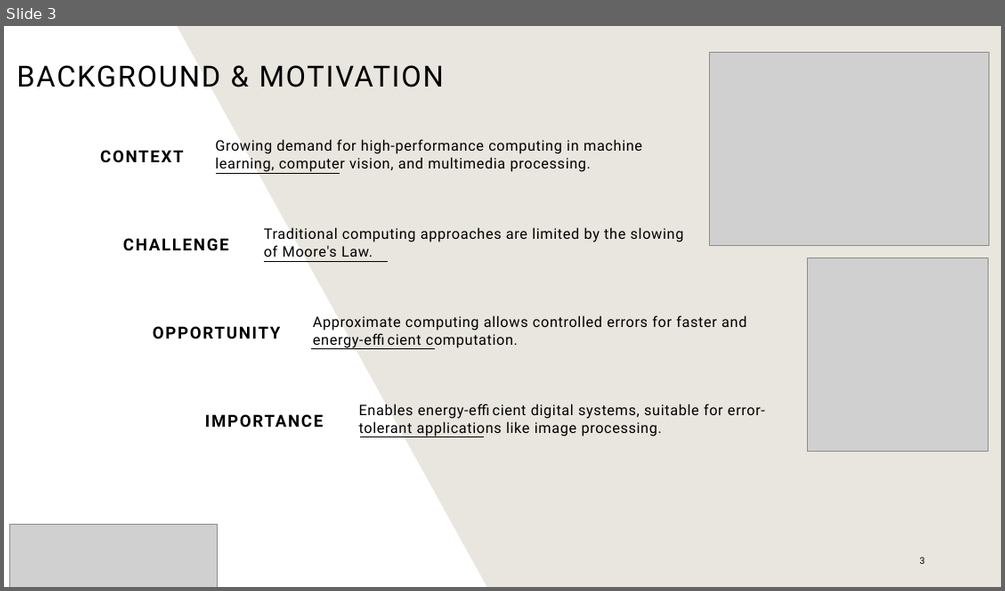
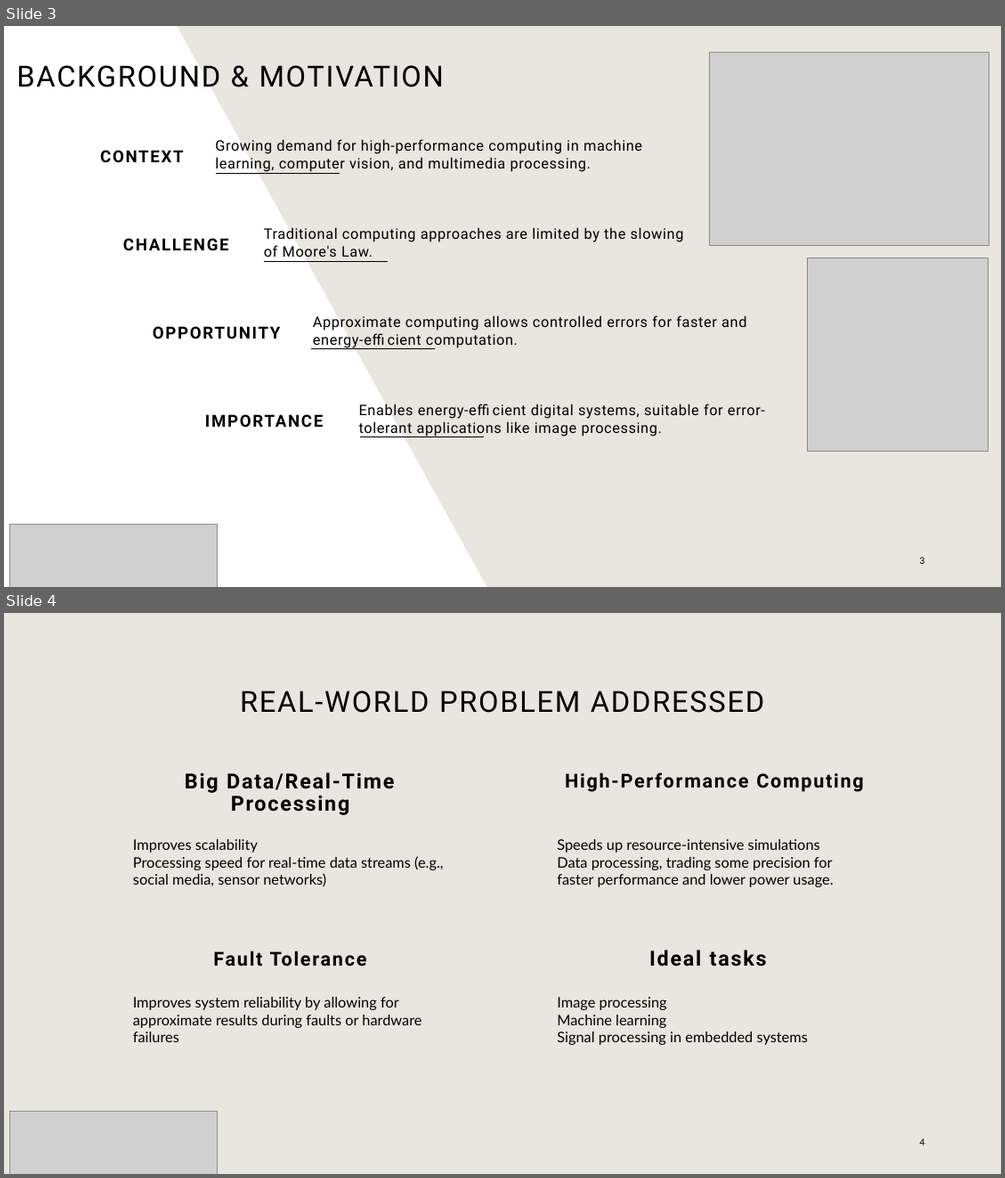
Before and after one commit to AmaanMujawar/EEE381_IIP-Hardware-Accelerator-for-RISCV-Processor, a slide deck: Documents/Symposium/Symposium.pptx. Shown one above the other, each under a label of ours: slide 3 before the commit, slides 3 and 4 after it. The pictures are 1005x591 and 1005x1178 pixels, drawn with LibreOffice and Linux fonts; fonts in the diff are those of the drawing; grey boxes stand for pictures. Boxes give left, top, right and bottom in pixels: in the first picture for what was removed or moved away, otherwise in the second. Text is boxed around its words. In the diff, an @@ line names an element or a change of style, - is before the commit and + after.

```diff
--- a/Documents/Symposium/Symposium.pptx
+++ b/Documents/Symposium/Symposium.pptx
@@ slide 4 added at box(4, 613, 1001, 1174), background #E9E6DF @@
@@ line added from (714, 613) to (1001, 805), #E9E6DF 0.5 pt @@
@@ line added from (799, 613) to (1001, 834), #E9E6DF 0.5 pt @@
@@ title added at box(240, 690, 764, 713), 28 pt, text #000000 @@
+REAL-WORLD PROBLEM ADDRESSED
@@ text added at box(185, 772, 394, 815), 20 pt, text #000000, bold @@
+Big Data/Real-Time Processing
@@ text added at box(565, 772, 863, 792), 18.5 pt, text #000000, bold @@
+High-Performance Computing
@@ text added at box(133, 839, 443, 886), 14 pt, text #000000 @@
+Improves scalability
+Processing speed for real-time data streams (e.g., social media, sensor networks)
@@ text added at box(557, 839, 833, 887), 14 pt, text #000000 @@
+Speeds up resource-intensive simulations
+Data processing, trading some precision for faster performance and lower power usage.
@@ text added at box(213, 950, 367, 966), 18.5 pt, text #000000, bold @@
+Fault Tolerance
@@ text added at box(649, 949, 767, 966), 20 pt, text #000000, bold @@
+Ideal tasks
@@ text added at box(133, 997, 421, 1042), 14 pt, text #000000 @@
+Improves system reliability by allowing for approximate results during faults or hardware failures
@@ text added at box(557, 997, 808, 1045), 14 pt, text #000000 @@
+Image processing
+Machine learning
+Signal processing in embedded systems
@@ picture added at box(9, 1111, 217, 1174) @@
@@ page number added at box(920, 1138, 925, 1145), 9 pt, text #000000 @@
+4
```
Also in this commit, not shown: 5 slides changed, 3 slides removed.
